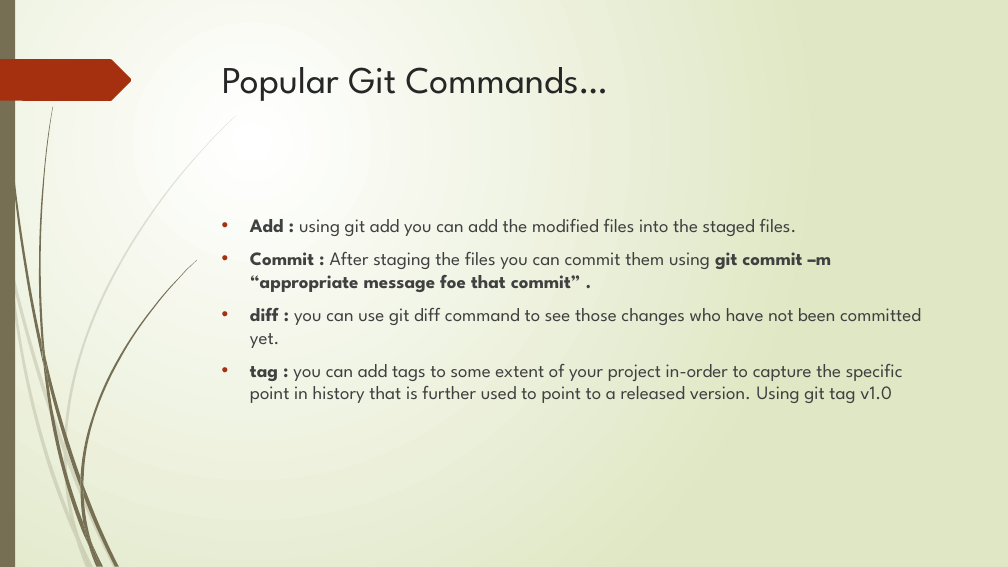
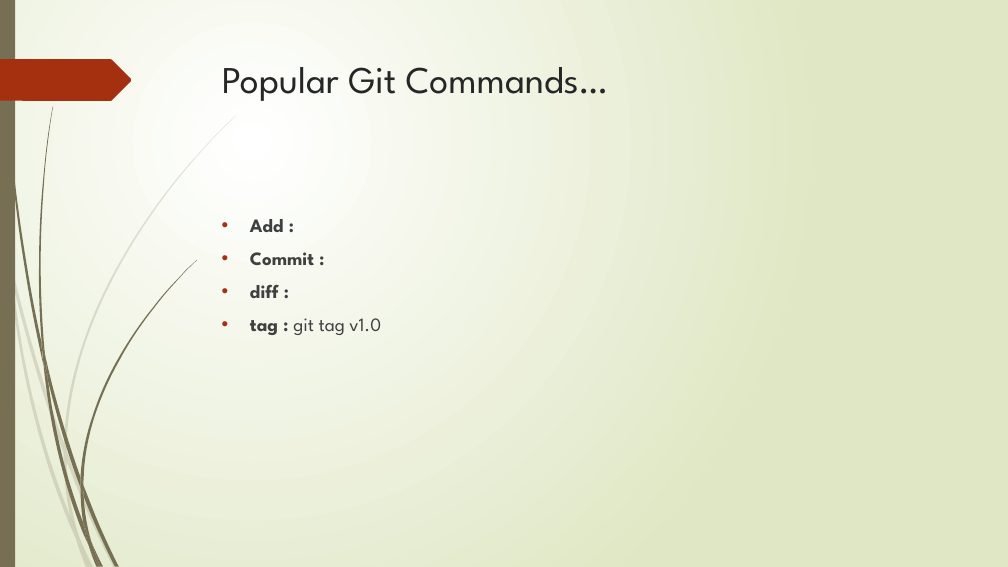
Before and after one commit to saad-janjua/assignment, a slide deck: slide 8 of Version Control with Git.pptx. Drawn at 1008x567 pixels with LibreOffice and Linux fonts; fonts in the diff are those of the drawing. Boxes give left, top, right and bottom in pixels: in the first picture for what was removed or moved away, otherwise in the second. Text is boxed around its words. In the diff, an @@ line names an element or a change of style, - is before the commit and + after.

```diff
--- a/Version Control with Git.pptx
+++ b/Version Control with Git.pptx
@@ text at (250, 219, 381, 335): text changed; bold on @@
-• Add : using git add you can add the modified files into the staged files.
-• Commit : After staging the files you can commit them using git commit –m “appropriate message foe that commit” .
-• diff : you can use git diff command to see those changes who have not been committed yet.
-• tag : you can add tags to some extent of your project in-order to capture the specific point in history that is further used to point to a released version. Using git tag v1.0
+• Add :
+• Commit :
+• diff :
+• tag : git tag v1.0
```
Also in this commit, not shown: 3 other slides changed, 9 slides added.
